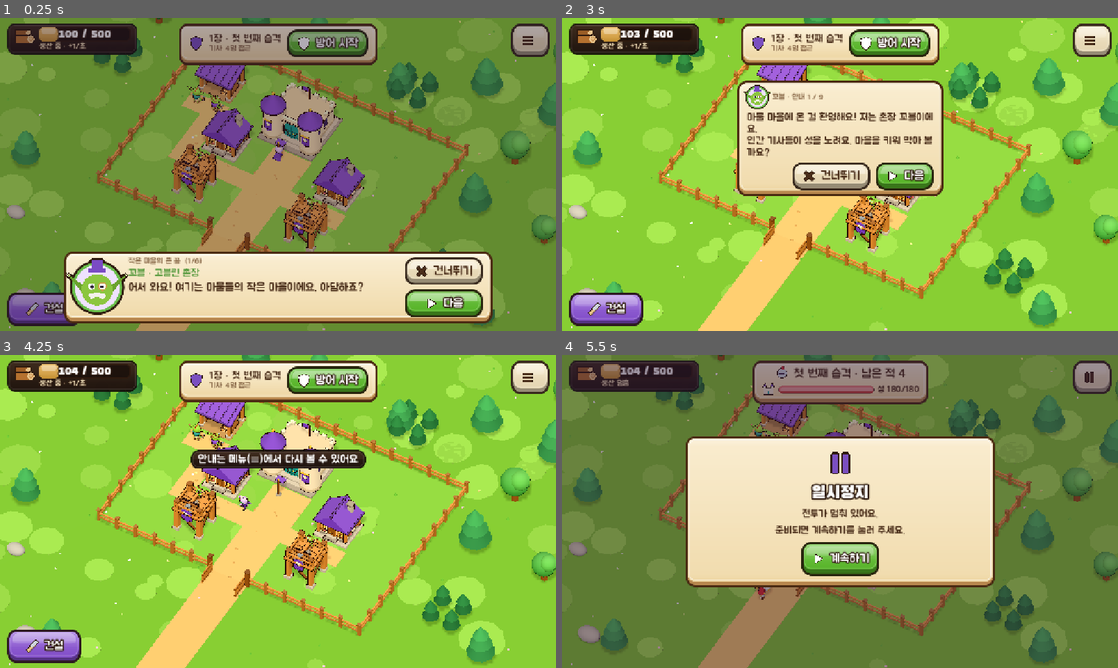
Above: before the commit, frames 1-4 (two rows, left to right).
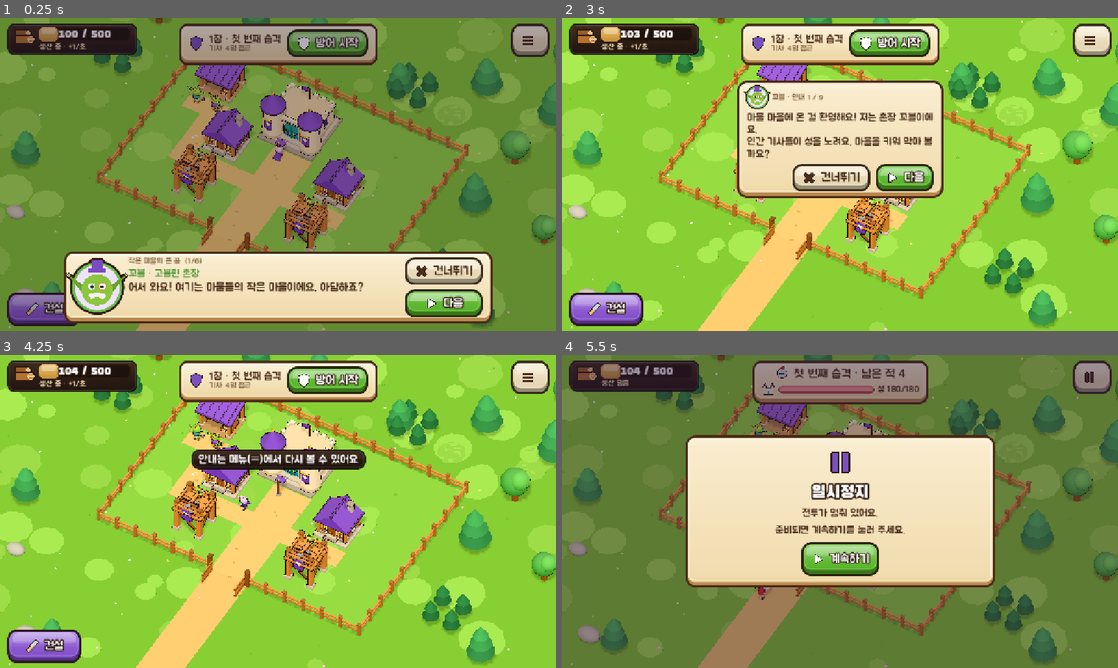
Above: after the commit, the same moments.

Repository: kyusang4657/little-monster-village
Game: Godot game, scene res://scenes/main.tscn
The game is run twice, just before and just after one commit, with the same random seed, the same clock (stepped at 60 frames per second) and the same inputs.
Inputs (mouse positions are in pixels of both pictures, inside the frame that each line leads up to):
- Up to frame 1 (0.25 s): no input
- Up to frame 2 (3 s): click (1090, 39) at 0.5 s; click (890, 43) at 1.27 s; click (606, 309) at 2.02 s; click (1006, 271) at 2.77 s
- Up to frame 3 (4.25 s): click (266, 511) at 3.52 s
- Up to frame 4 (5.5 s): click (890, 380) at 4.27 s; click (1090, 376) at 5 s

The runs differ from the first frame. In frame 1, 0.4% of the frame differs, in the area x 1-51%, y 4-84%; in frame 2, 3.0%, in the area x 1-69%, y 4-58%; in frame 3, 0.9%; in frame 4, 1.5%.

Commit message:
글자 빠짐 고치기: 기호 보조 글꼴(나눔고딕 일부, 이름 바꿈) 추가, 글자 범위 검사, 0.4.0 APK 교체
Co-Authored-By: Claude Opus 5.5 <noreply@anthropic.com>
Claude-Session: https://claude.ai/code/session_018KLY14EwvE8xar9qznKC7e

Diff:
--- a/scripts/core/grid_logic.gd
+++ b/scripts/core/grid_logic.gd
@@ -88,7 +88,7 @@
 	return out
 
 
-## 바깥 울타리 = 현재 경계의 둘레 − 정문. 지도가 넓어지면 새 경계로 옮겨진다.
+## 바깥 울타리 = 현재 경계의 둘레 - 정문. 지도가 넓어지면 새 경계로 옮겨진다.
 static func fixed_edges(bounds: Rect2i = Rect2i()) -> Dictionary:
 	var out := {}
 	var b := bnd(bounds)
--- a/scripts/ui/hud.gd
+++ b/scripts/ui/hud.gd
@@ -102,6 +102,10 @@
 	_font_bold = load("res://assets/fonts/Jua-Regular.ttf")
 	_font_regular = _font_bold
 	_font_title = load("res://assets/fonts/BlackHanSans-Regular.ttf")
+	# 두 글꼴에 없는 기호(· … × 「」 → - 등)는 나눔고딕에서 기호만 뽑은 보조 글꼴로 그린다
+	var sym: Font = load("res://assets/fonts/MonsterVillageSymbols-Regular.ttf")
+	_font_bold.fallbacks = [sym]
+	_font_title.fallbacks = [sym, _font_bold]
 	root = Control.new()
 	root.name = "HudRoot"
 	root.set_anchors_preset(Control.PRESET_FULL_RECT)
@@ -828,11 +832,11 @@
 		["안내 다시 보기", "ivory", "play", func(): hide_overlay(); menu_action.emit("tutorial")],
 		["이야기 다시 보기", "ivory", "chief", func(): hide_overlay(); menu_action.emit("story")],
 	], [
-		["배경음 −", "ivory", "", func(): menu_action.emit("music_down")],
+		["배경음 -", "ivory", "", func(): menu_action.emit("music_down")],
 		["배경음 %d%%" % int(round(Sound.music_volume * 100)), "ivory", "", func(): pass],
 		["배경음 +", "ivory", "", func(): menu_action.emit("music_up")],
 	], [
-		["효과음 −", "ivory", "", func(): menu_action.emit("sfx_down")],
+		["효과음 -", "ivory", "", func(): menu_action.emit("sfx_down")],
 		["효과음 %d%%" % int(round(Sound.sfx_volume * 100)), "ivory", "", func(): pass],
 		["효과음 +", "ivory", "", func(): menu_action.emit("sfx_up")],
 	]])
--- a/tests/run_tests.gd
+++ b/tests/run_tests.gd
@@ -21,7 +21,7 @@
 		"test_castle_levels", "test_boss_units", "test_expansion", "test_resource_sites_and_props",
 		"test_outpost_battle", "test_outpost_repair", "test_save_v3_migration", "test_story_data",
 		"test_review_fixes_core", "test_castle_models", "test_imp_design",
-		"test_units_training", "test_units_battle", "test_save_v4_units",
+		"test_units_training", "test_units_battle", "test_save_v4_units", "test_font_coverage",
 	]
 	for t in tests:
 		var before := _fail
@@ -1397,3 +1397,35 @@
 	f.wood = 500
 	check(f.commit_new_building("lantern", def_cell.x, def_cell.y, 0).ok, "기본 깃발 칸에 등불")
 	check(f.rally_cell() != def_cell and f.check_rally(f.rally_cell()).ok, "기본 깃발은 빈칸으로 옮겨짐 %s" % str(f.rally_cell()))
+
+
+## 화면에 쓰는 모든 글자가 들어 있는 글꼴이 있는지(휴대폰·웹에는 시스템 대체 글꼴이 없을 수 있음)
+func test_font_coverage() -> void:
+	var fonts: Array = [load("res://assets/fonts/Jua-Regular.ttf"), load("res://assets/fonts/MonsterVillageSymbols-Regular.ttf")]
+	var files: Array = ["res://config/story.json", "res://config/prototype-defaults.json", "res://config/decorations.json"]
+	for dir in ["res://scripts/ui/", "res://scripts/", "res://scripts/core/", "res://scripts/world/"]:
+		for f in DirAccess.get_files_at(dir):
+			if f.ends_with(".gd"):
+				files.append(dir + f)
+	var missing := {}
+	for path in files:
+		var text := FileAccess.get_file_as_string(path)
+		if path.ends_with(".gd"):
+			# 주석(# 로 시작하는 줄)은 화면에 나오지 않으므로 뺀다
+			var kept: PackedStringArray = []
+			for ln in text.split("\n"):
+				if not ln.strip_edges().begins_with("#"):
+					kept.append(ln)
+			text = "\n".join(kept)
+		for i in text.length():
+			var c := text.unicode_at(i)
+			if c < 32 or (c >= 0x1100 and c <= 0x11FF) or c == 0xFEFF:
+				continue
+			var ok := false
+			for fnt in fonts:
+				if (fnt as FontFile).has_char(c):
+					ok = true
+					break
+			if not ok:
+				missing[String.chr(c)] = path
+	check(missing.is_empty(), "모든 글자를 그릴 글꼴 있음 (없음: %s)" % str(missing))
Binary file added: assets/fonts/MonsterVillageSymbols-Regular.ttf
Not shown, added: assets/fonts/MonsterVillageSymbols-Regular.ttf.import
Not shown, added: assets/fonts/OFL-NanumGothic.txt
Not shown, changed: CREDITS.md
Not shown, changed: README.md
Not shown, changed: release/monster-village-0.3.0-debug.apk
Not shown, added: release/monster-village-0.4.0-debug.apk
